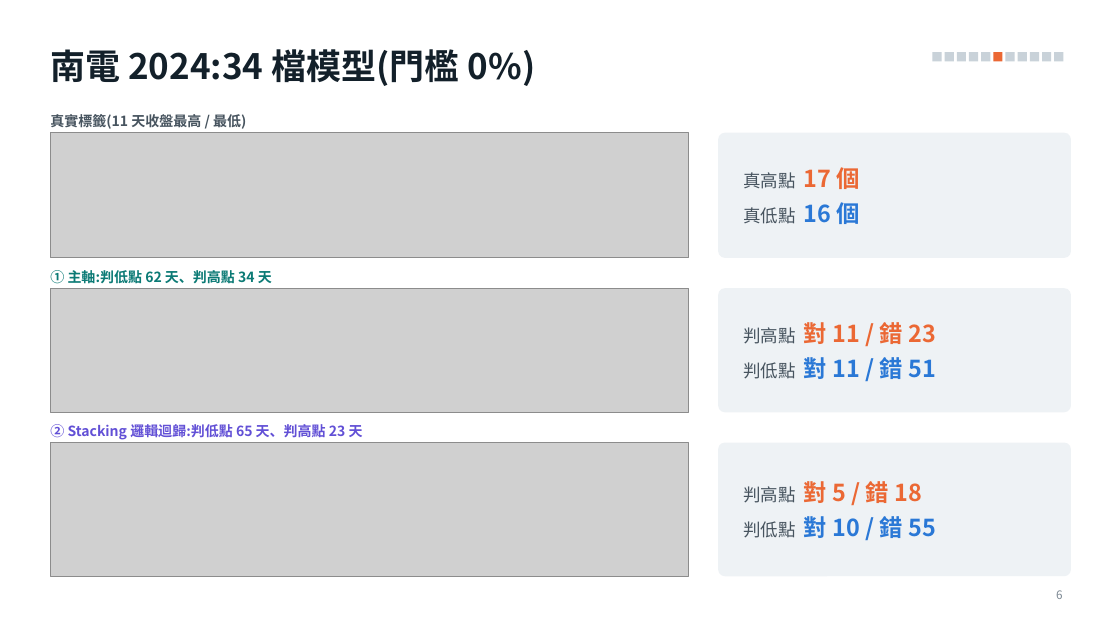
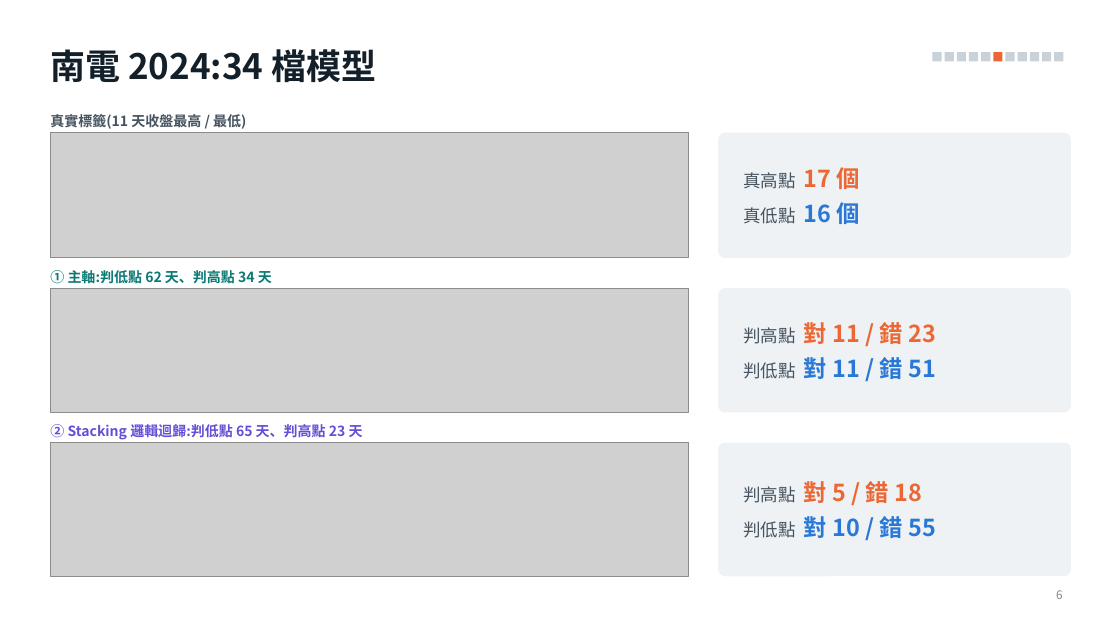
Before and after one commit to alextixu/fcukproject, a slide deck: slide 6 of method_kline_peak/report/kline_peak_report.pptx. Drawn at 1120x630 pixels with LibreOffice and Linux fonts; fonts in the diff are those of the drawing; grey boxes stand for pictures. Boxes give left, top, right and bottom in pixels: in the first picture for what was removed or moved away, otherwise in the second. Text is boxed around its words. In the diff, an @@ line names an element or a change of style, - is before the commit and + after.

```diff
--- a/method_kline_peak/report/kline_peak_report.pptx
+++ b/method_kline_peak/report/kline_peak_report.pptx
@@ title at box(50, 49, 377, 82): text changed @@
-南電 2024:34 檔模型(門檻 0%)
+南電 2024:34 檔模型
```
Also in this commit, not shown: 3 other slides changed, 1 other file.
